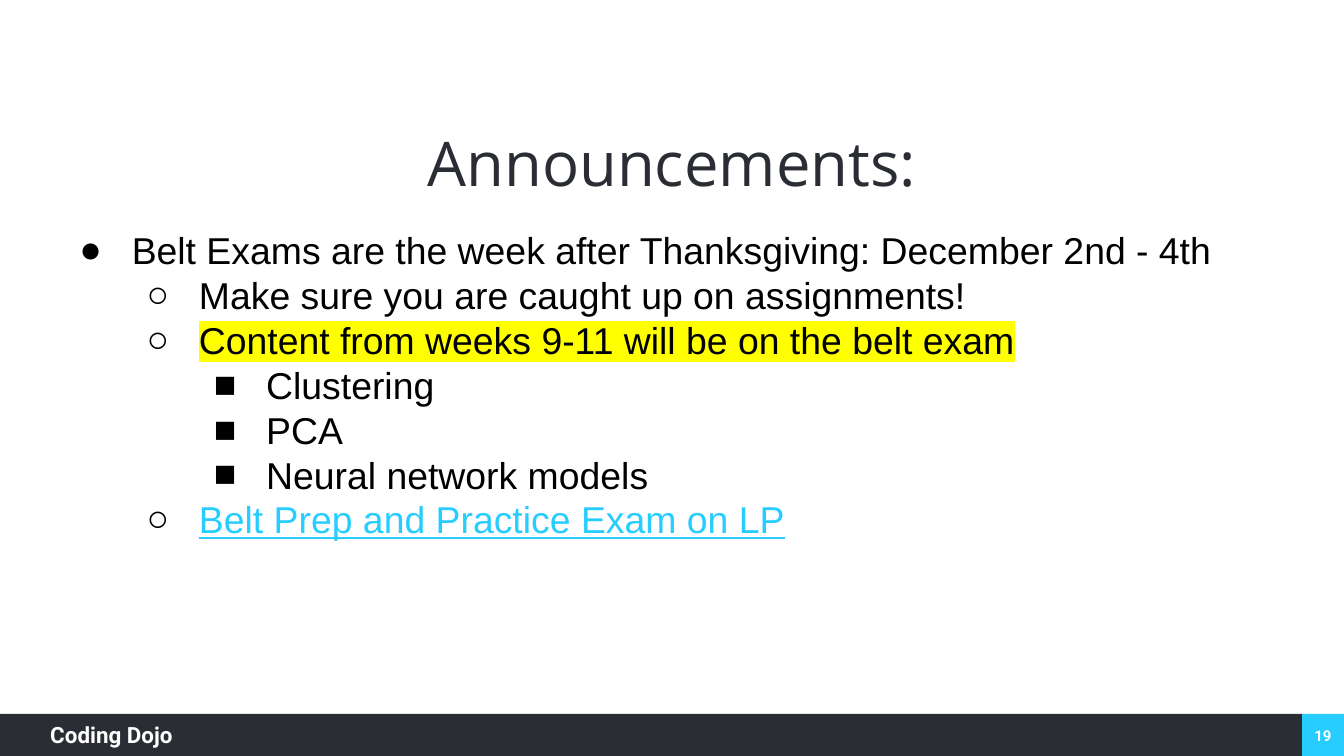
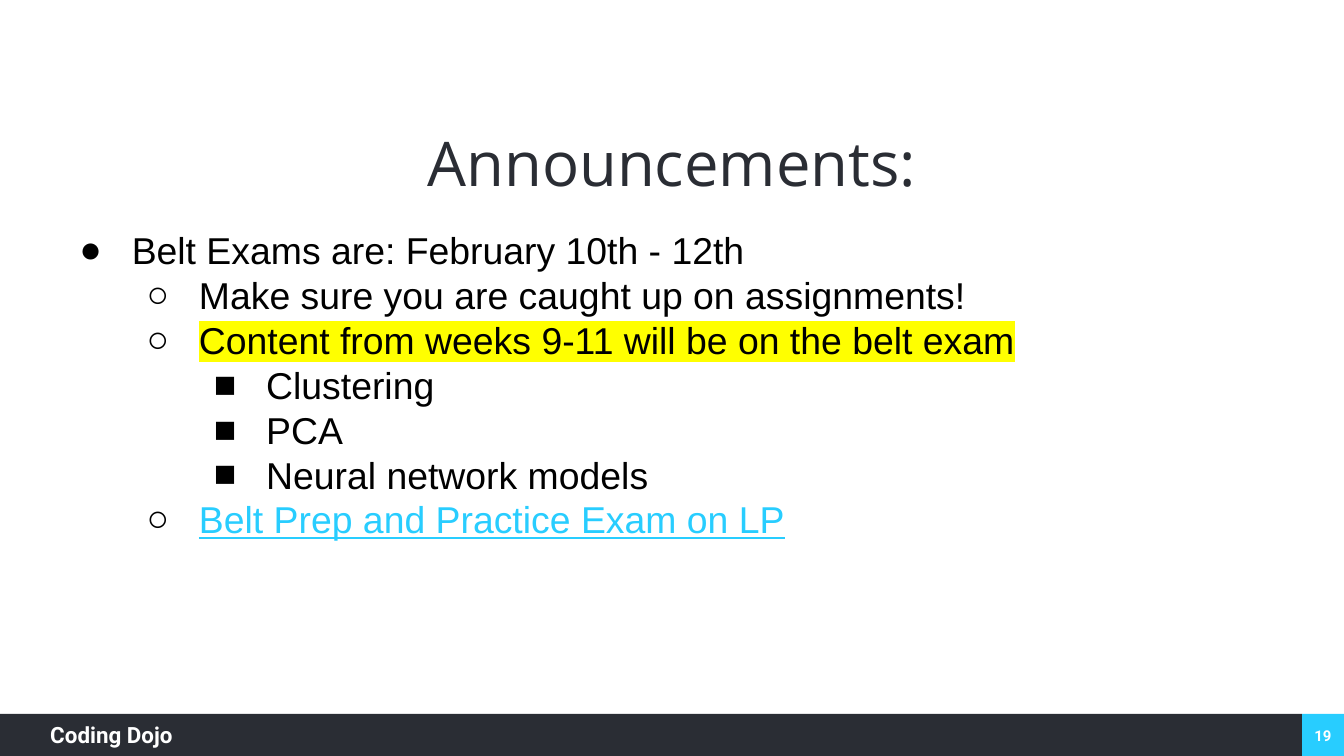
Before and after one commit to coding-dojo-data-science/week-10-lecture-2-feature-engineering, a slide deck: slide 19 of Week 10, Lecture 2 Feature Engineering.pptx. Drawn at 1344x756 pixels with LibreOffice and Linux fonts; fonts in the diff are those of the drawing; background and template pictures are left out. Boxes give left, top, right and bottom in pixels: in the first picture for what was removed or moved away, otherwise in the second. Text is boxed around its words. In the diff, an @@ line names an element or a change of style, - is before the commit and + after.

```diff
--- a/Week 10, Lecture 2 Feature Engineering.pptx
+++ b/Week 10, Lecture 2 Feature Engineering.pptx
@@ text at bbox=[132, 237, 745, 272]: text changed @@
-● Belt Exams are the week after Thanksgiving: December 2nd - 4th
+● Belt Exams are: February 10th - 12th
```
Also in this commit, not shown: 3 other slides changed, 4 other files.
